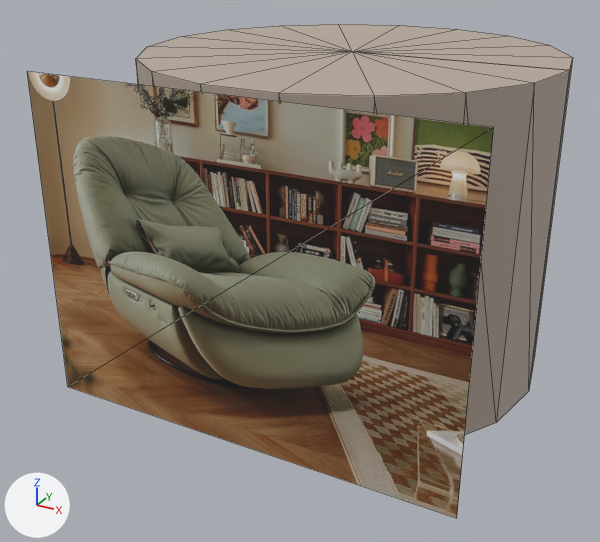
Renders of the glTF model storage/picture/mocan-62.glb from each side of a commit.
Rendered twice from a 50 mm lens placed at (0.768, -1.626, 0.982), pointed at (-0.063, -0.115, 0.226). Lighting does not change. The marker at lower left points along +X, +Y and +Z. The first picture is the older version. Mesh edges are drawn as thin lines. Vertices at exactly the same position are counted once.

In view in the first picture: 'furniture'.
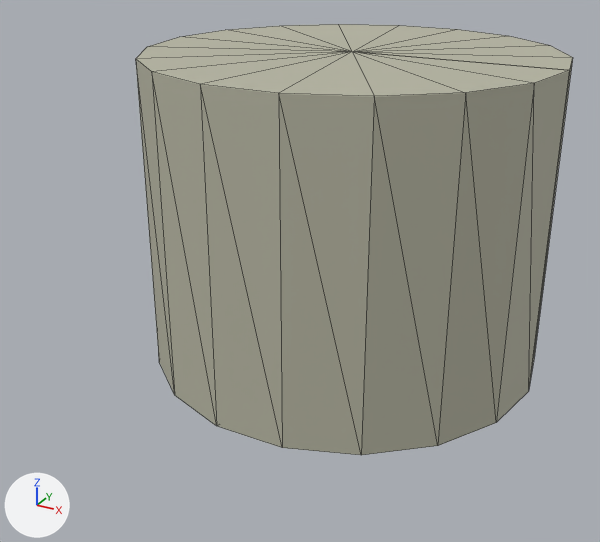
Patch to the scene script:
```diff
--- a/storage/picture/mocan-62.glb.py
+++ b/storage/picture/mocan-62.glb.py
@@ me_mesh_0 @@
 # used by ob_furniture; location = (0.0, 0.0, 0.0)
-me_mesh_0.from_pydata(...)  # 44 vertices, 74 faces; spans x -0.45..0.45, y -0.48..0.443, z 0.0..0.7
+me_mesh_0.from_pydata(...)  # 40 vertices, 72 faces; spans x -0.45..0.45, y -0.443..0.443, z 0.0..0.7
+# me_mesh_0 part 1: the loose piece of 4 vertices spanning x -0.45..0.45, y -0.48, z 0.004..0.696 is deleted
 me_mesh_0.materials.append(mat_fabric)
-me_mesh_0.materials.append(mat_photo)  # picture img_image_0
```

What differs and where, as boxes [x1, y1, x2, y2] in the pictures (600 x 542 px):
'furniture', reshaped (20% narrower, 13% shorter): before [27, 24, 573, 518]; after [136, 24, 573, 455]
part 1 of me_mesh_0, deleted: before [27, 71, 494, 518]
